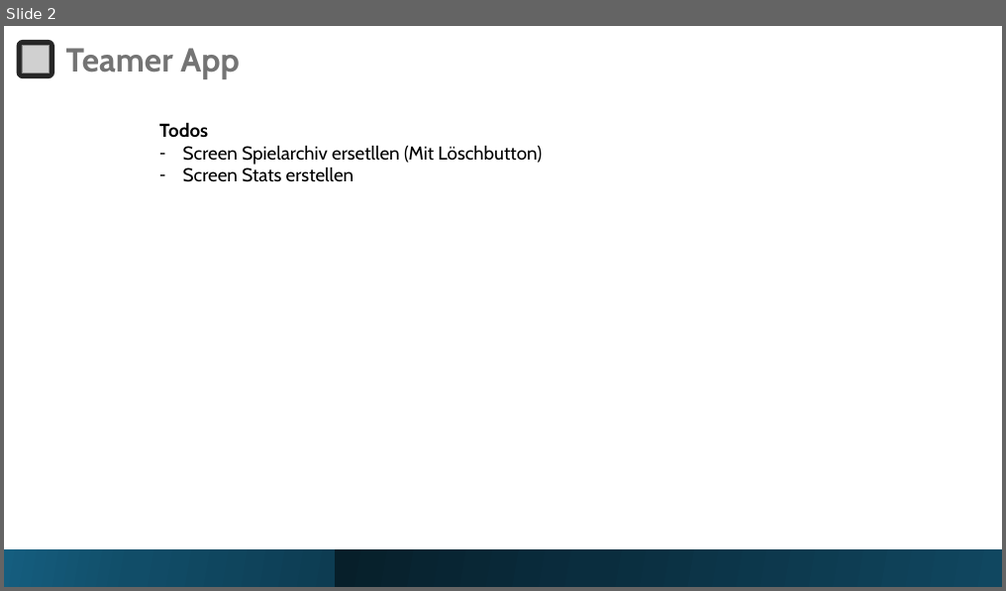
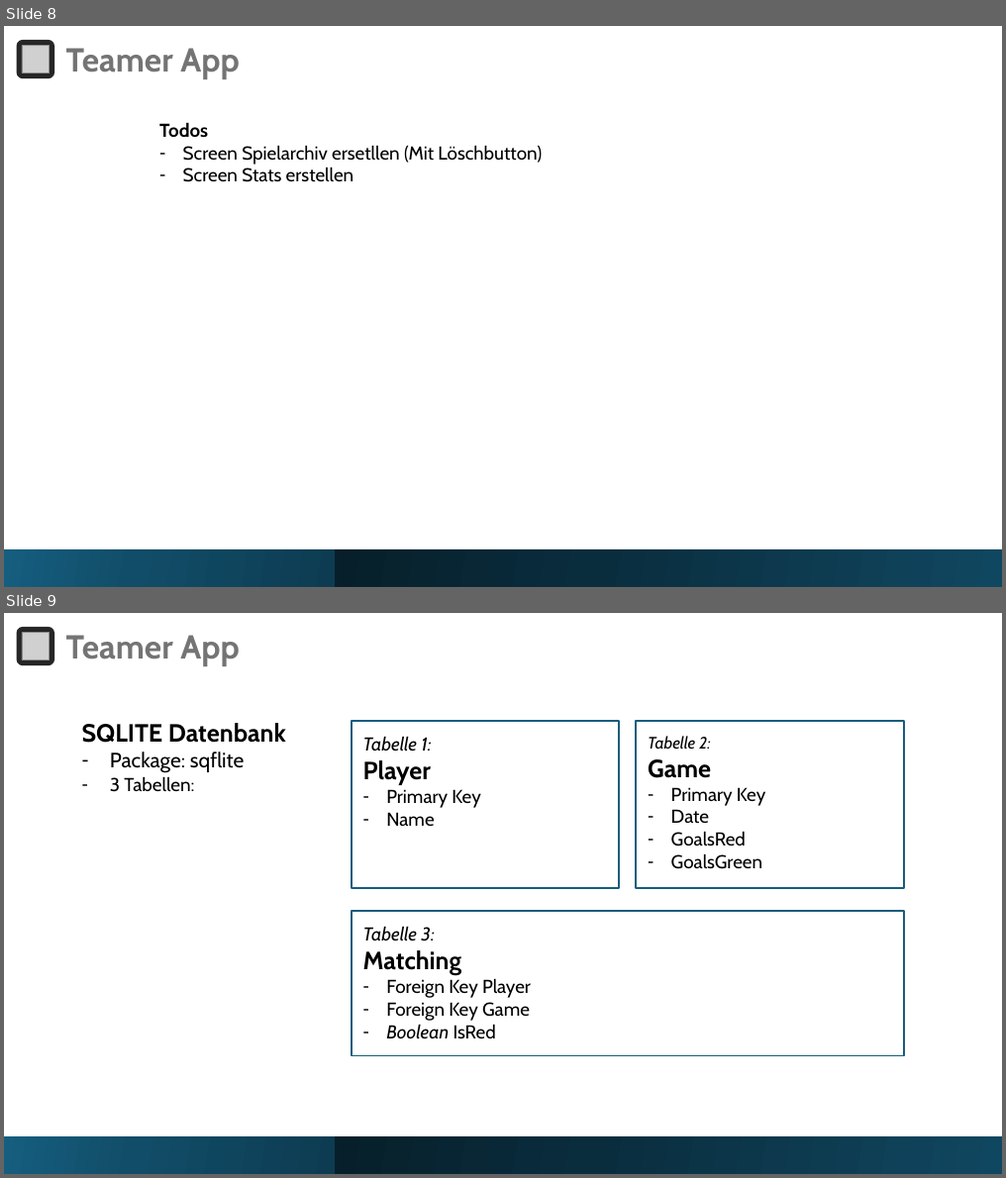
Before and after one commit to fohmij/teamer_flutter, a slide deck: Teamer.pptx. Shown one above the other, each under a label of ours: slide 2 before the commit, slides 8 and 9 after it. The pictures are 1006x591 and 1006x1178 pixels, drawn with LibreOffice and Linux fonts; fonts in the diff are those of the drawing; grey boxes stand for pictures. Boxes give left, top, right and bottom in pixels: in the first picture for what was removed or moved away, otherwise in the second. Text is boxed around its words. In the diff, an @@ line names an element or a change of style, - is before the commit and + after.

Commit message:
PowerPoint slide database

```diff
--- a/Teamer.pptx
+++ b/Teamer.pptx
@@ slide 9 added at bbox=[4, 613, 1002, 1174], background #FFFFFF @@
@@ rounded rectangle added at bbox=[17, 627, 54, 665], fill #262626 @@
@@ picture added at bbox=[22, 633, 50, 661] @@
@@ text added at bbox=[66, 635, 239, 666], 32 pt, text #747474, bold @@
+Teamer App
@@ text added at bbox=[82, 723, 286, 792], 24 pt, text #000000 @@
+SQLITE Datenbank
+– Package: sqflite
+– 3 Tabellen:
@@ rectangle added at bbox=[351, 721, 620, 888], outline #155D7D 1.5 pt, 18 pt, text #000000 @@
+Tabelle 1:
+Player
+– Primary Key
+– Name
@@ rectangle added at bbox=[636, 721, 904, 888], outline #155D7D 1.5 pt, 18 pt, text #000000 @@
+Tabelle 2:
+Game
+– Primary Key
+– Date
+– GoalsRed
+– GoalsGreen
@@ rectangle added at bbox=[351, 911, 904, 1056], outline #155D7D 1.5 pt, 18 pt, text #000000 @@
+Tabelle 3:
+Matching
+– Foreign Key Player
+– Foreign Key Game
+– Boolean IsRed
@@ rectangle added at bbox=[4, 1137, 335, 1174], fill gradient #155E7F to #114D68 to #0D3C52 @@
@@ rectangle added at bbox=[335, 1137, 1002, 1174], fill gradient #071F2A to #0A2D3E to #104760 @@
@@ what was slide 2 is now slide 8 @@
```
Also in this commit, not shown: 1 other file.
